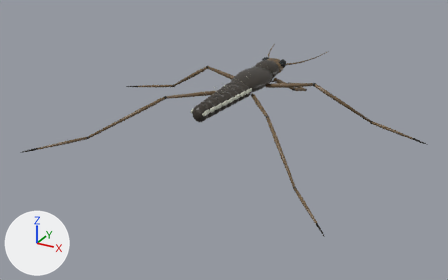
Two versions of the FBX model unity/VirtualMuseum/Assets/Museum/Models/Reserve/WaterStrider.fbx, one commit apart.
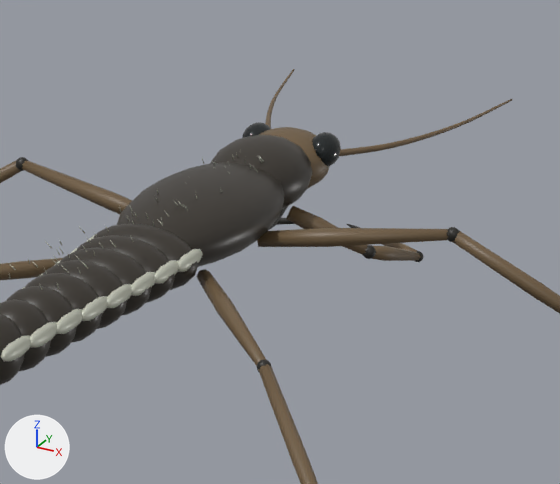
Each version appears first whole from a 50 mm camera at (0.756, -1.473, 0.605) aimed at (-0.021, -0.061, -0.1), and next in a close-up on the part from 45% to 76% of the width and 9% to 52% of the height. Every picture has the same lights, and +X, +Y and +Z are marked at lower left. The last two pictures show the newer version. Where no turn or scale is listed for an object, it has been applied to the vertices.

In view in the first close-up: 'Material group WaterStrider_DarkCuticle', 'Material group WaterStrider_Eyes', 'Material group WaterStrider_LegJoints', 'Material group WaterStrider_SilverFlanks', 'Material group WaterStrider_WarmLegs'.
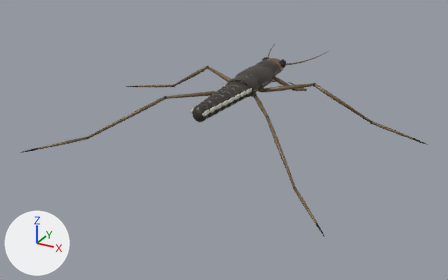
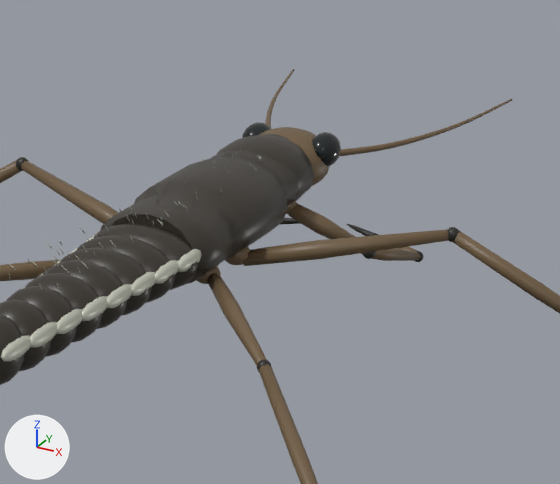
Where the newer file only moved an object's origin or applied its transform, the numbers keep the older frame.

What changed in the scene script:
```text
Change me_sphere_125:
    used by ob_material_group_waterstrider_darkcuticle; location = (0.0, 0.0676, 0.0442)
    remove me_sphere_125.from_pydata(...)  # 1640 vertices, 1800 faces; spans x -0.048..0.048, y -0.311..0.145, z -0.028..0.031
    add me_sphere_125.from_pydata(...)  # 1684 vertices, 1816 faces; spans x -0.047..0.047, y -0.311..0.145, z -0.031..0.031
    me_sphere_125 part 5: the loose piece of 164 vertices spanning x -0.048..0.048, y -0.097..0.097, z -0.028..0.028 is rebuilt with 208 vertices and now spans x -0.047..0.047, y -0.081..0.124, z -0.031..0.028
Change me_sphere_127:
    used by ob_material_group_waterstrider_warmlegs; location = (0.0, 0.2136, 0.0463)
    remove me_sphere_127.from_pydata(...)  # 734 vertices, 652 faces; spans x -0.459..0.459, y -0.624..0.226, z -0.119..0.024
    add me_sphere_127.from_pydata(...)  # 1046 vertices, 1012 faces; spans x -0.459..0.459, y -0.624..0.226, z -0.119..0.024
    me_sphere_127 part 1: a new loose piece, a UV sphere (10 segments, 6 rings, poles along z) spanning x 0.017..0.033, y -0.061..-0.046, z -0.024..-0.011, in mat_waterstrider_warmlegs (brown #6f5b40)
    me_sphere_127 part 2: a new loose piece, a UV sphere (10 segments, 6 rings, poles along z) spanning x 0.021..0.043, y -0.162..-0.142, z -0.032..-0.016, in mat_waterstrider_warmlegs (brown #6f5b40)
    me_sphere_127 part 3: a new loose piece, a UV sphere (10 segments, 6 rings, poles along z) spanning x 0.02..0.04, y -0.206..-0.187, z -0.033..-0.018, in mat_waterstrider_warmlegs (brown #6f5b40)
    me_sphere_127 part 4: 87 vertices moved from x -0.175..0.175, y -0.269..-0.038, z -0.039..0.0 to x -0.175..0.175, y -0.261..-0.039, z -0.037..0.0; 2 vertices removed from x 0.088..0.175, y -0.125..-0.105, z -0.013..-0.002; 2 vertices added at x 0.089..0.175, y -0.14..-0.104, z -0.018..-0.002
    other edits to the shape of me_sphere_127 do not show in these pictures
```

Pixel boxes (x1, y1, x2, y2) of what changed, in the close-ups (560 x 484 px; the box of a moved part takes in the faces that stretch with it):
'Material group WaterStrider_DarkCuticle', reshaped: before (0, 135, 312, 385); after (0, 134, 314, 385)
part 1 of me_sphere_127, added: after (286, 201, 297, 214)
part 2 of me_sphere_127, added: after (225, 246, 250, 265)
part 3 of me_sphere_127, added: after (196, 266, 221, 284)
part 4 of me_sphere_127, moved or reshaped: before (0, 161, 448, 365); after (0, 161, 449, 365)
part 5 of me_sphere_125, rebuilt (28% wider, 42% taller): before (117, 162, 284, 267); after (100, 134, 314, 284)
